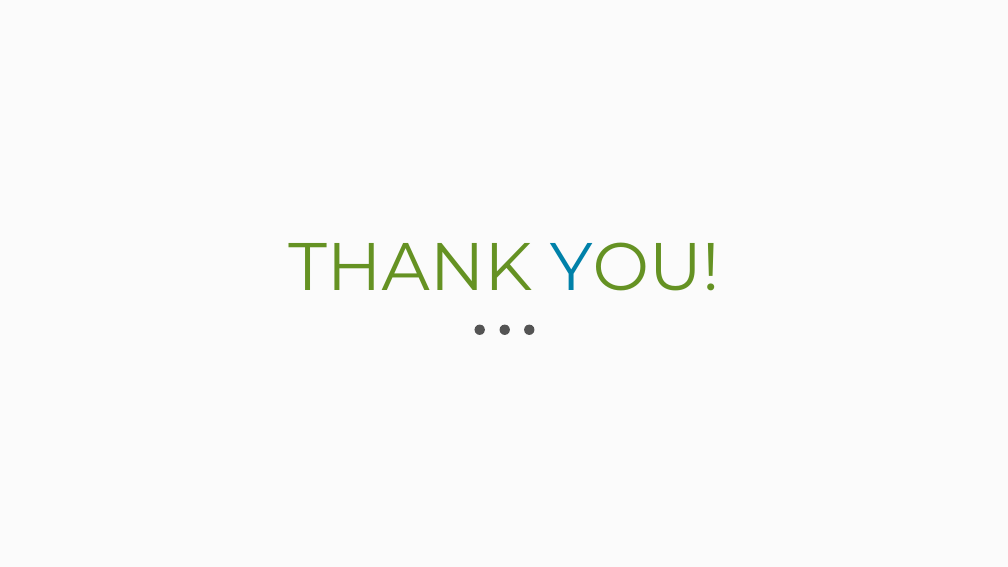
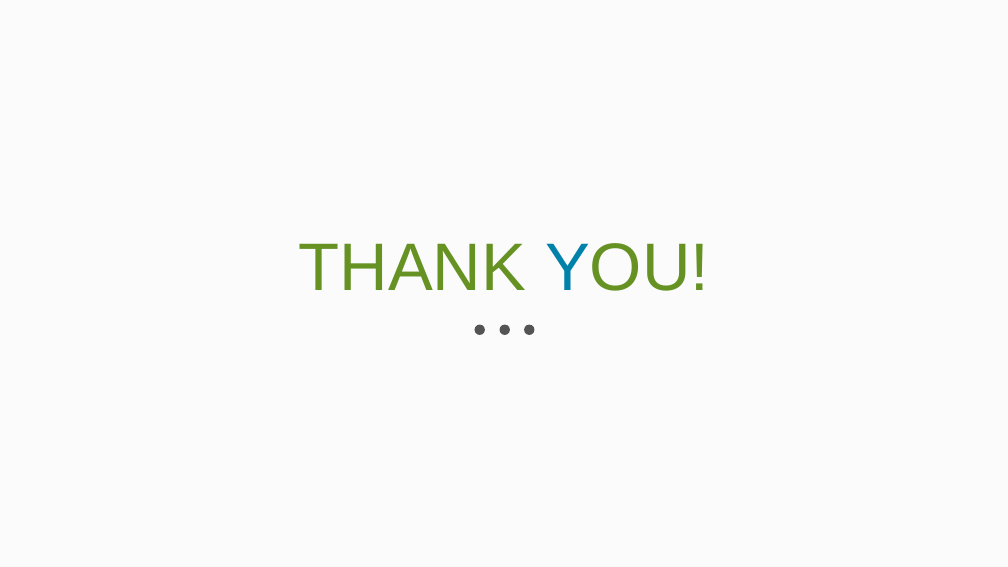
Before and after one commit to roncyrthomas/Blockchain, a slide deck: slide 8 of mp final/pmms.pptx (slide 9 before the commit). Drawn at 1008x567 pixels with LibreOffice and Linux fonts; fonts in the diff are those of the drawing. Boxes give left, top, right and bottom in pixels: in the first picture for what was removed or moved away, otherwise in the second. Text is boxed around its words. In the diff, an @@ line names an element or a change of style, - is before the commit and + after.

```diff
--- a/mp final/pmms.pptx
+++ b/mp final/pmms.pptx
@@ title "THANK YOU!" at (299,243,709,291): font Montserrat to Arial @@
```
Also in this commit, not shown: 7 other slides changed, 1 slide removed, 2 other files.
